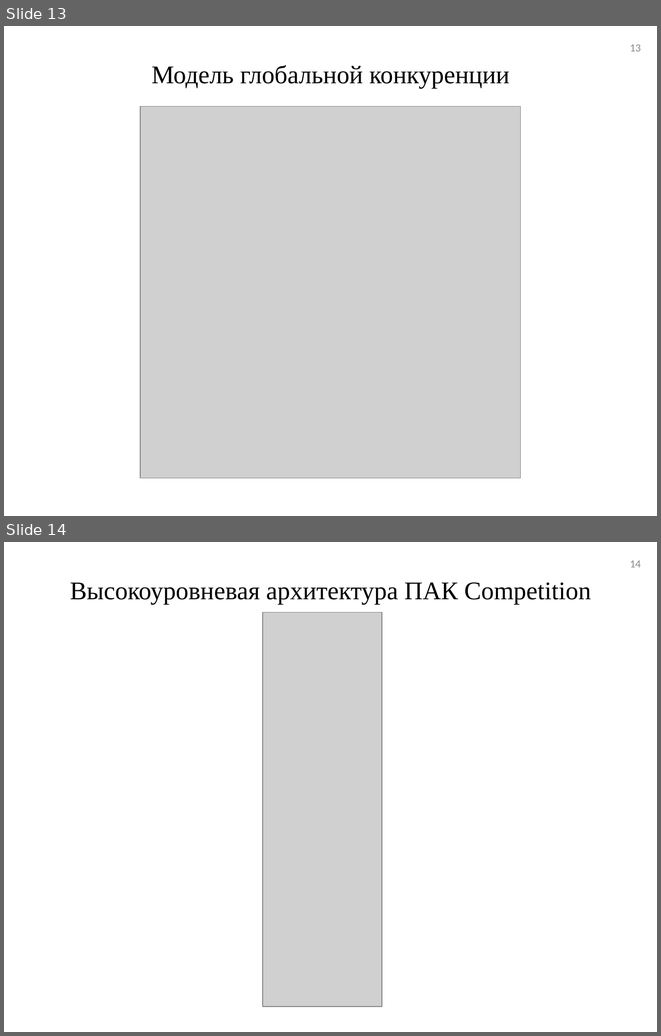
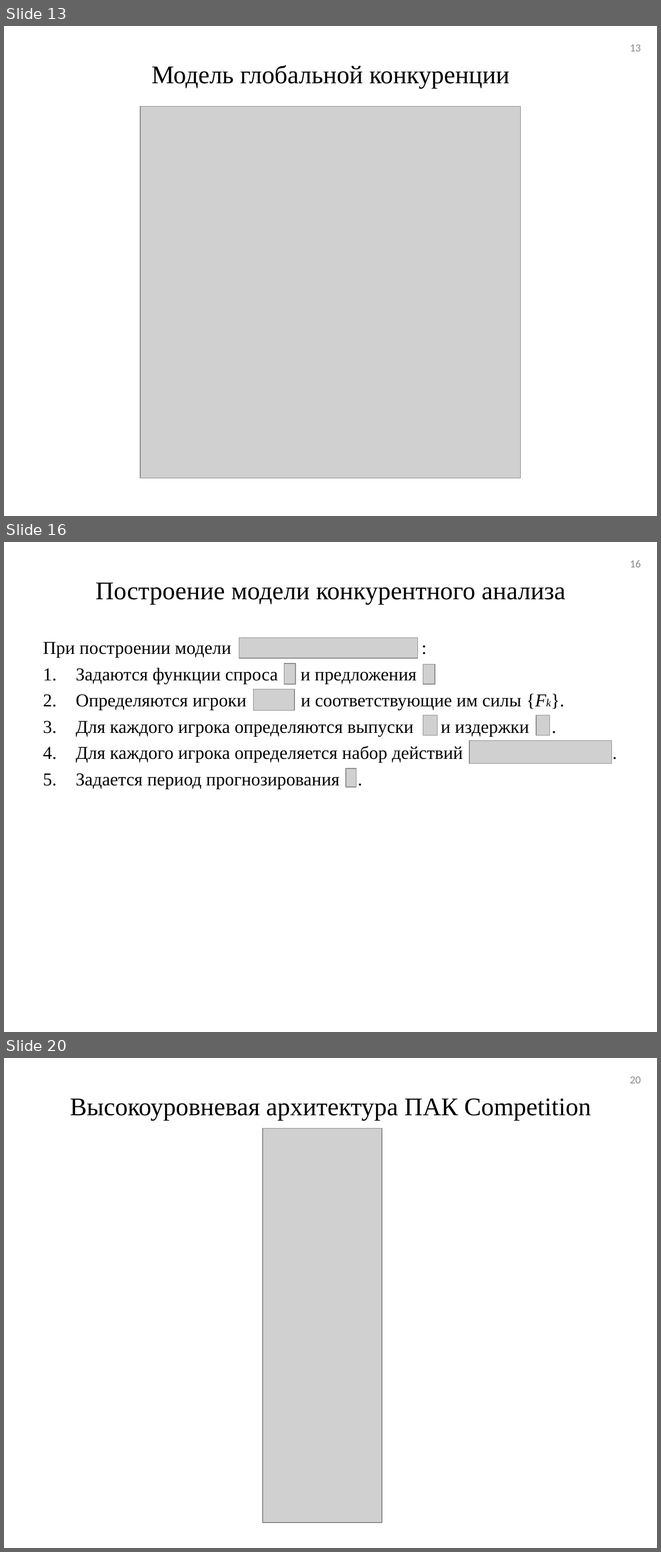
Before and after one commit to tehdoorsareopen/science, a slide deck: Предзащита/Презентация/Презентация_v01.ppt. Shown one above the other, each under a label of ours: slides 13 and 14 before the commit, slides 13, 16 and 20 after it; the slides between them are not shown. The pictures are 661x1036 and 661x1552 pixels, drawn with LibreOffice and Linux fonts; fonts in the diff are those of the drawing; grey boxes stand for pictures. Boxes give left, top, right and bottom in pixels: in the first picture for what was removed or moved away, otherwise in the second. Text is boxed around its words. In the diff, an @@ line names an element or a change of style, - is before the commit and + after.

```diff
--- a/Предзащита/Презентация/Презентация_v01.ppt
+++ b/Предзащита/Презентация/Презентация_v01.ppt
@@ slide 16 added at (x1=4, y1=542, x2=657, y2=1032), background #FFFFFF @@
@@ page number added at (x1=630, y1=560, x2=641, y2=567), 12 pt, text #898989 @@
+16
@@ title added at (x1=96, y1=582, x2=565, y2=605), 28 pt, text #000000 @@
+Построение модели конкурентного анализа
@@ text added at (x1=43, y1=642, x2=529, y2=789), 20 pt, text #000000 @@
+При построении модели :
+1. Задаются функции спроса и предложения
+2. Определяются игроки и соответствующие им силы {Fk}.
+3. Для каждого игрока определяются выпуски и издержки .
+4. Для каждого игрока определяется набор действий .
+5. Задается период прогнозирования .
@@ picture added at (x1=239, y1=638, x2=418, y2=658) @@
@@ picture added at (x1=284, y1=663, x2=295, y2=685) @@
@@ picture added at (x1=423, y1=664, x2=435, y2=684) @@
@@ picture added at (x1=254, y1=689, x2=294, y2=710) @@
@@ picture added at (x1=423, y1=715, x2=438, y2=735) @@
@@ picture added at (x1=536, y1=715, x2=550, y2=735) @@
@@ picture added at (x1=469, y1=741, x2=612, y2=764) @@
@@ picture added at (x1=346, y1=769, x2=356, y2=787) @@
@@ what was slide 14 is now slide 20 @@
@@ page number at (x1=630, y1=1077, x2=641, y2=1083): text changed @@
-14
+20
```
Also in this commit, not shown: 6 other slides added, 1 slide removed, 1 other file.
